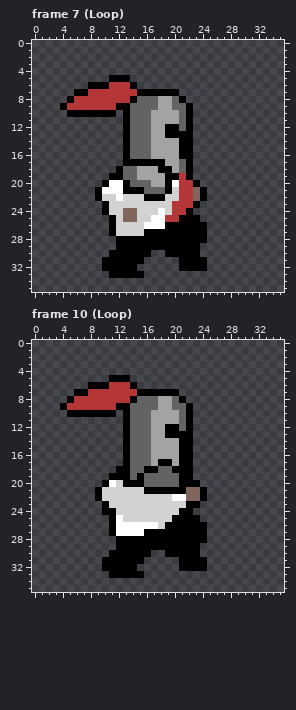
Pixel-art file, stored at assets/aseprite files/Knight.aseprite. Above: the version before the commit.
36x36 pixels, 10 frames. Shown: frame 7 (Loop), frame 10 (Loop). The commit also changed other frames, which this record leaves out.
The same view after the edit:
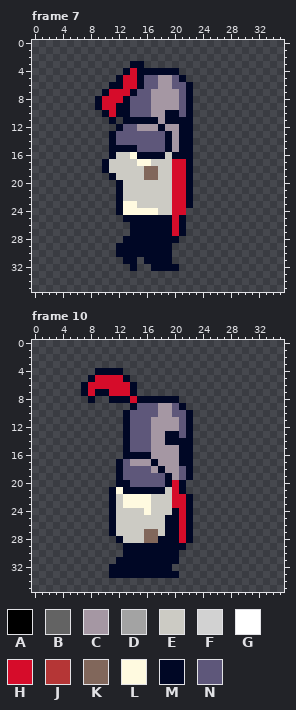
Palette (. is transparent): A #000000  B #636363  C #a597a3  D #a3a3a3  E #cccbc4  F #d2d2d2  G #ffffff  H #d60c2a  J #b53636  K #81675b  L #fffae0  M #000725  N #5e577a
Commit: new animation system
From old to new:
layer "V2" added
layer "chr Copy #2" removed
Changed rows in their new state; - is an unchanged pixel.
Frame 7:
first column x 4:
 3 ----------MM---------
 4 ---------MHMMMMMM----
 5 -------.MHHMNNCCNM---
 6 ----...MMHHMNNCCNNM--
 7 --....MHHHMNNCCCCNM--
 8 -....MHHHMNNNCCCCNM--
 9 .....MHHMMNNNCCCCNM--
10 -.....MHMMNNNCCMMNM--
11 -------M-MMMMMCMMMM--
12 --------MNNCCCMCCMM--
13 -------MNNNNNNNMCMM--
14 -------MNNNNNNNMCMM--
15 -------MMMMNNNNMCMM--
16 -------MEELMMMMEMMM--
17 ------MEEEELLEEEHHM--
18 ------MEEEEEKKEEHHM--
19 -------MEEEEKKEEHHM--
20 ------..MEEEEEEEHHM.-
21 -----...MEEEEEEEHHM..
22 -----...MEEEEEEEHHM..
23 ------..MLLEEEEEHHM.-
24 ------..MLLLLLEEHH.--
25 -------..MMMMMMMHM..-
26 -------...MMMMMMHM...
27 -------...MMMMMMHM...
28 --------.MMMMMMMM....
29 --------MMMMMMMM....-
30 -------.MMMMMMMM....-
31 ------...MM.MMMM-....
32 ------....M--MMMM....
33 -------.....---------
Frame 10:
first column x 4:
 4 -----MMMM------------
 5 ----MHHHHM-----------
 6 ---MHHHHHHM----------
 7 --.MHMMHHHM......----
 8 -...M..MMMHMMMMMM.---
 9 ..........MNNNCCNM.--
10 -.......-MNNNNCCNNM--
11 ---------MNNNCCCCNM--
12 ---------MNNNCCCCNM--
13 ---------MNNNCCMMNM--
14 ---------MNNNCCMMMM--
15 ---------MNNNCCCCMM--
16 ---------MMMMCCCCMM--
17 --------MNCCCMCCCMM--
18 --------MNNNNCMCCNM--
19 -------.MNNNNNNMCNM--
20 ------..MMNNNNNMHM..-
21 -----..MLMMMMMMEHM...
22 -----..MELLLLEEEHHM..
23 ------.MELLLLEEEHHM.-
24 ------.MEEEELEEEMHM--
25 -------MEEEEEEEMMHM.-
26 -------MEEEEEEEMMHM..
27 -------MEEEEKKEMMHM..
28 --------MEEEKKMMMHM..
29 --------.MMMMMMMMM..-
30 -------..MMMMMMMM...-
31 ------..MMMMMMMMM....
32 ------.MMMMMMMMM-....
33 -------MMMMMMMMMM----
